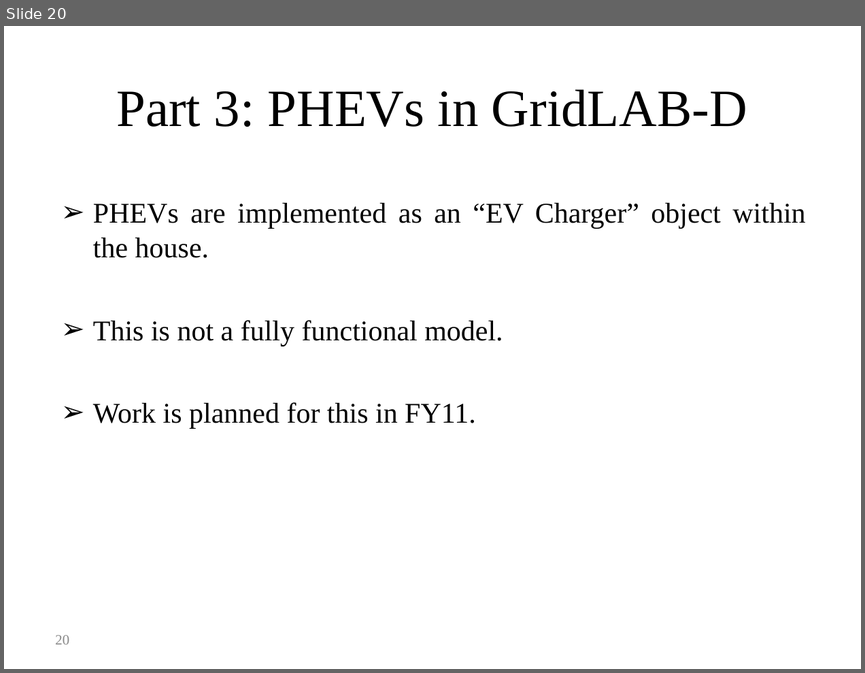
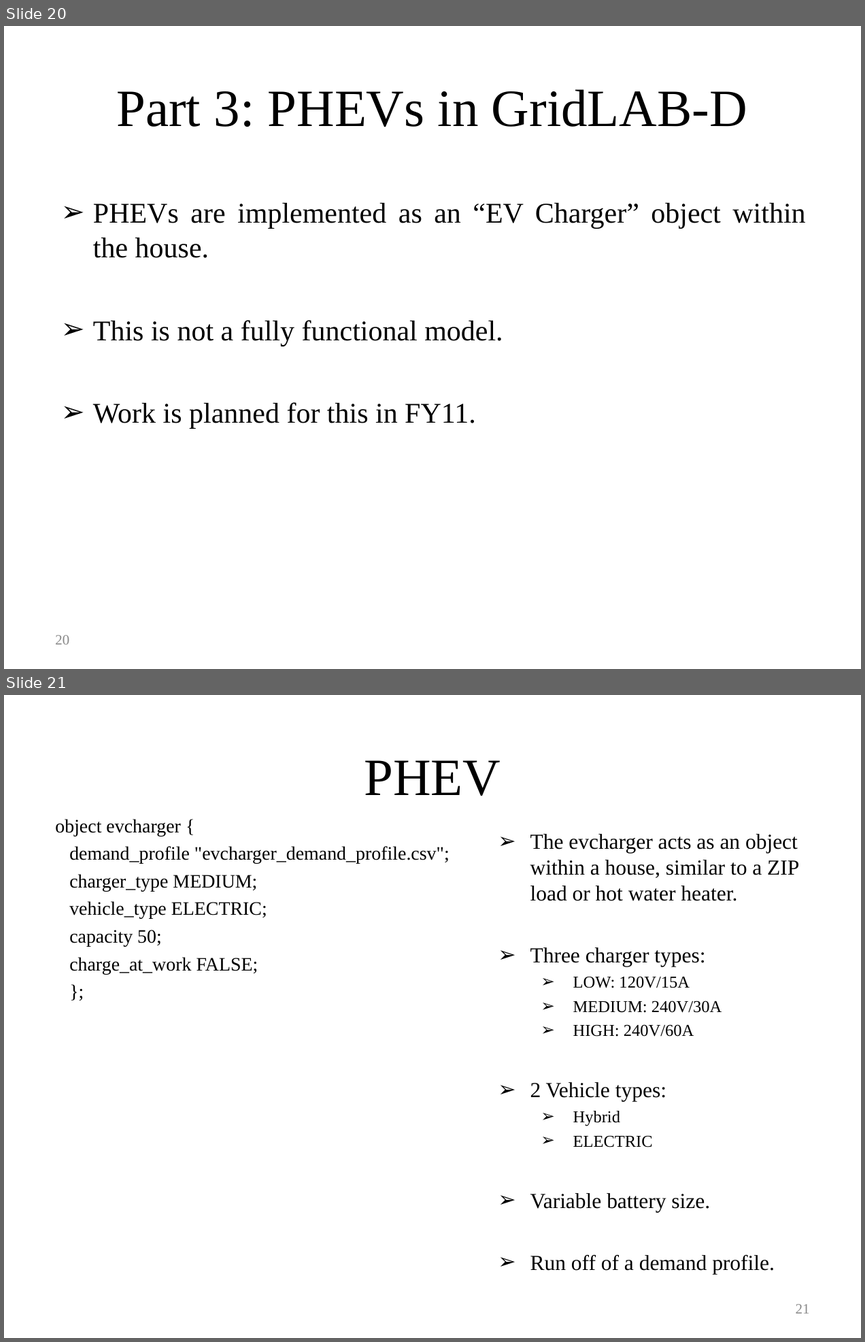
Before and after one commit to gridlab-d/course, a slide deck: Distribution_Analysis_Course/4.0 - Energy_Storage_and_PHEVs.ppt. Shown one above the other, each under a label of ours: slide 20 before the commit, slides 20 and 21 after it. The pictures are 865x673 and 865x1342 pixels, drawn with LibreOffice and Linux fonts; fonts in the diff are those of the drawing. Boxes give left, top, right and bottom in pixels: in the first picture for what was removed or moved away, otherwise in the second. Text is boxed around its words. In the diff, an @@ line names an element or a change of style, - is before the commit and + after.

```diff
--- a/Distribution_Analysis_Course/4.0 - Energy_Storage_and_PHEVs.ppt
+++ b/Distribution_Analysis_Course/4.0 - Energy_Storage_and_PHEVs.ppt
@@ slide 21 added at [4, 695, 861, 1338], background #FFFFFF @@
@@ title added at [364, 760, 500, 796], 44 pt, text #000000 @@
+PHEV
@@ text added at [55, 819, 449, 974], 16 pt, text #000000 @@
+object evcharger {
+demand_profile "evcharger_demand_profile.csv";
+charger_type MEDIUM;
+vehicle_type ELECTRIC;
+capacity 50;
+charge_at_work FALSE;
+};
@@ text added at [530, 834, 799, 1274], 18 pt, text #000000 @@
+➢ The evcharger acts as an object within a house, similar to a ZIP load or hot water heater.
+➢ Three charger types:
+  ➢ LOW: 120V/15A
+  ➢ MEDIUM: 240V/30A
+  ➢ HIGH: 240V/60A
+➢ 2 Vehicle types:
+  ➢ Hybrid
+  ➢ ELECTRIC
+➢ Variable battery size.
+➢ Run off of a demand profile.
@@ page number added at [796, 1304, 810, 1313], 12 pt, text #898989 @@
+21
```
Also in this commit, not shown: 1 slide removed.
